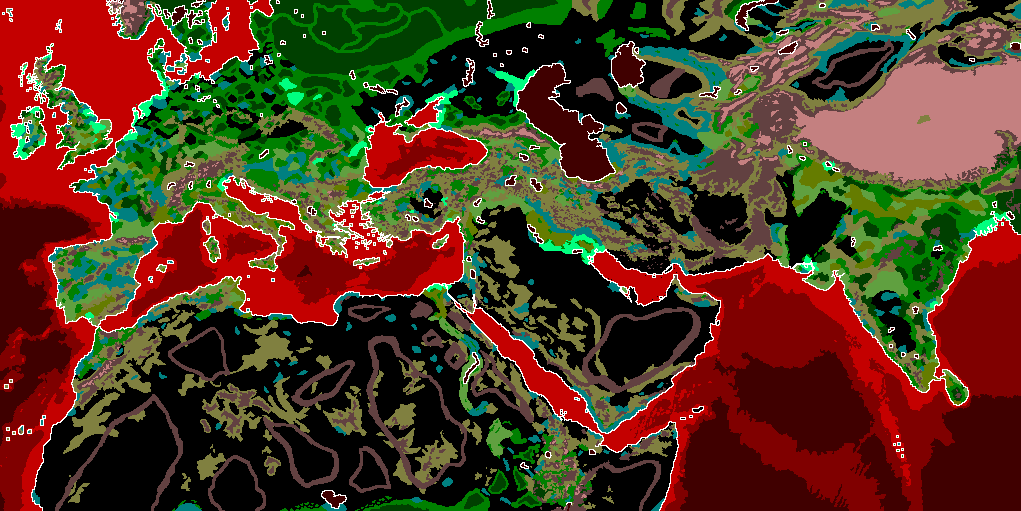
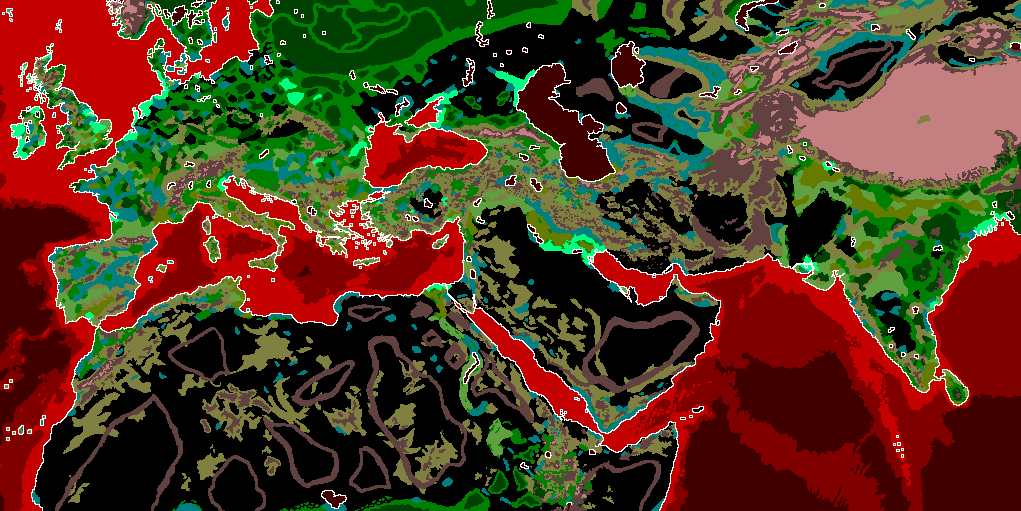
Before/after of a 1021x511 layered artwork. What changed in the layer stack:
painted on "map_ground_types_blocked_access" over [611, 307, 701, 330]
painted on "map_ground_types" over [585, 264, 622, 290]
